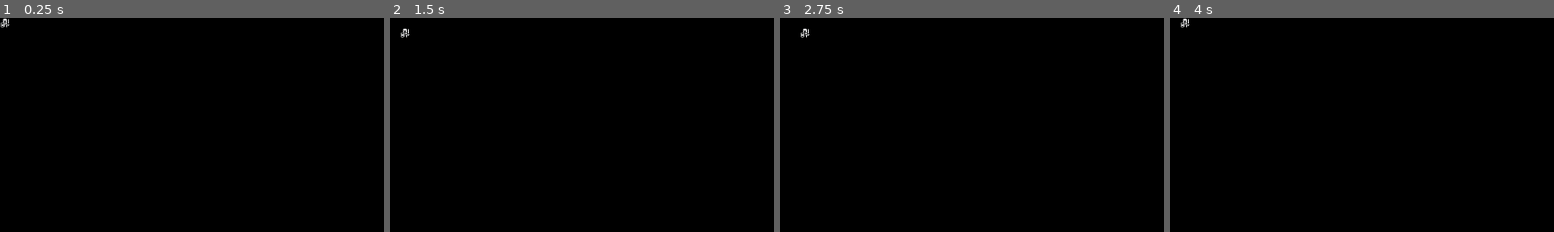
Above: before the commit, frames 1-4 (left to right).
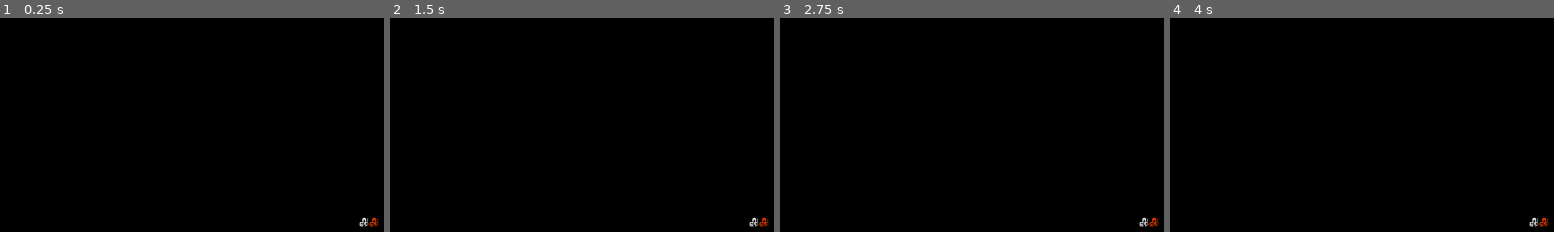
Above: after the commit, the same moments.

Repository: Smoresies/RoguelikeTutorial
Game: Godot game, scene res://src/Game/game.tscn
The game is run twice, just before and just after one commit, with the same random seed, the same clock (stepped at 60 frames per second) and the same inputs.
Inputs:
- Up to frame 1 (0.25 s): no input
- Up to frame 2 (1.5 s): tap Enter at 0.5 s; hold Right (ui_right) 0.53-1.28 s; tap Space at 1.25 s; hold Down (ui_down) from 1.28 s (still down)
- Up to frame 3 (2.75 s): tap Enter at 2 s; release Down (ui_down) at 2.03 s; hold Right (ui_right) from 2.03 s (still down)
- Up to frame 4 (4 s): tap Space at 2.75 s; release Right (ui_right) at 2.78 s; hold Up (ui_up) 2.78-3.53 s; tap Enter at 3.5 s; hold Left (ui_left) from 3.53 s (still down)

The runs differ from the first frame. In frame 1, 0.2% of the frame differs, in the area x 0-99%, y 0-98%; in frame 2, 0.2%; in frame 3, 0.2%; in frame 4, 0.2%.

Commit message:
Halfway Ch2

Diff:
--- /dev/null
+++ b/assets/definitions/entities/actors/entity_definition_player.tres
@@ -0,0 +1,13 @@
+[gd_resource type="Resource" script_class="EntityDefinition" load_steps=4 format=3 uid="uid://bx46r8b4lgw0h"]
+
+[ext_resource type="Script" path="res://src/Entities/entity_definition.gd" id="1_r7l0q"]
+[ext_resource type="Texture2D" uid="uid://c4ko78yo0ms88" path="res://assets/images/kenny_1-bit-pack/monochrome_packed.png" id="2_raj6h"]
+
+[sub_resource type="AtlasTexture" id="AtlasTexture_j6hcy"]
+atlas = ExtResource("2_raj6h")
+region = Rect2(448, 0, 16, 16)
+
+[resource]
+script = ExtResource("1_r7l0q")
+texture = SubResource("AtlasTexture_j6hcy")
+color = Color(1, 1, 1, 1)
--- a/src/Game/game.gd
+++ b/src/Game/game.gd
@@ -1,16 +1,16 @@
+class_name  Game
 extends Node2D
 
-var player_grid_pos := Vector2i.ZERO
+const player_definition: EntityDefinition = preload(("res://assets/definitions/entities/actors/entity_definition_player.tres"))
 
-@onready var player: Sprite2D = $Player
+@onready var player: Entity
 @onready var event_handler: EventHandler = $EventHandler
+@onready var entities: Node2D = $Entities
 
-# Called every frame. 'delta' is the elapsed time since the previous frame.
-func _process(delta: float) -> void:
-	var action: Action = event_handler.get_action()
-
-	if action is MovementAction:
-		player_grid_pos += action.offset
-		player.position = Grid.grid_to_world(player_grid_pos)
-	elif action is EscapeAction:
-		get_tree().quit()
+func _ready() -> void:
+	var player_start_pos: Vector2i = Grid.world_to_grid(get_viewport_rect().size.floor() / 2)
+	player = Entity.new(player_start_pos, player_definition)
+	entities.add_child(player)
+	var npc := Entity.new(player_start_pos + Vector2i.RIGHT, player_definition)
+	npc.modulate = Color.ORANGE_RED
+	entities.add_child(npc)
--- a/src/Game/game.tscn
+++ b/src/Game/game.tscn
@@ -1,8 +1,7 @@
-[gd_scene load_steps=4 format=3 uid="uid://i6j647titimq"]
+[gd_scene load_steps=3 format=3 uid="uid://i6j647titimq"]
 
 [ext_resource type="Script" path="res://src/Game/game.gd" id="1_elu05"]
 [ext_resource type="Script" path="res://src/Game/event_handler.gd" id="2_18l23"]
-[ext_resource type="Texture2D" uid="uid://c4ko78yo0ms88" path="res://assets/images/kenny_1-bit-pack/monochrome_packed.png" id="3_iki2k"]
 
 [node name="Game" type="Node2D"]
 script = ExtResource("1_elu05")
@@ -10,8 +9,4 @@
 [node name="EventHandler" type="Node" parent="."]
 script = ExtResource("2_18l23")
 
-[node name="Player" type="Sprite2D" parent="."]
-texture = ExtResource("3_iki2k")
-centered = false
-region_enabled = true
-region_rect = Rect2(448, 0, 16, 16)
+[node name="Entities" type="Node2D" parent="."]
--- /dev/null
+++ b/src/Map/tile_definition.gd
@@ -0,0 +1,11 @@
+class_name TileDefinition
+extends Resource
+
+@export_category("Visuals")
+@export var texture: AtlasTexture
+@export_color_no_alpha var color_lit: Color = Color.WHITE
+@export_color_no_alpha var color_dark: Color = Color.WHITE
+
+@export_category("Mechanics")
+@export var is_walkable: bool = true
+@export var is_transparent: bool = true
